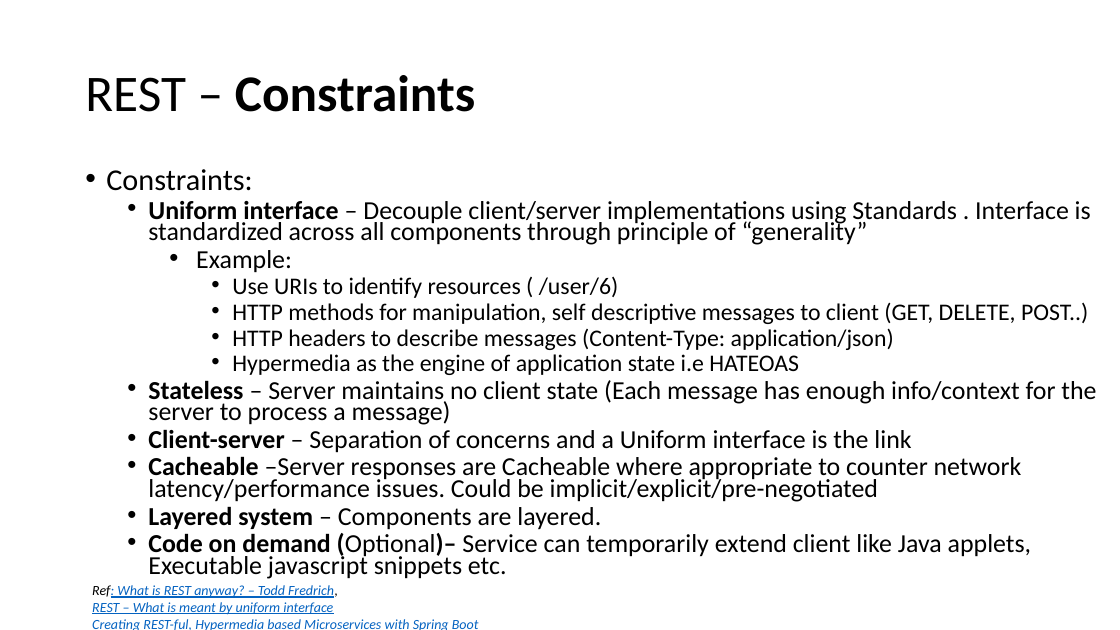
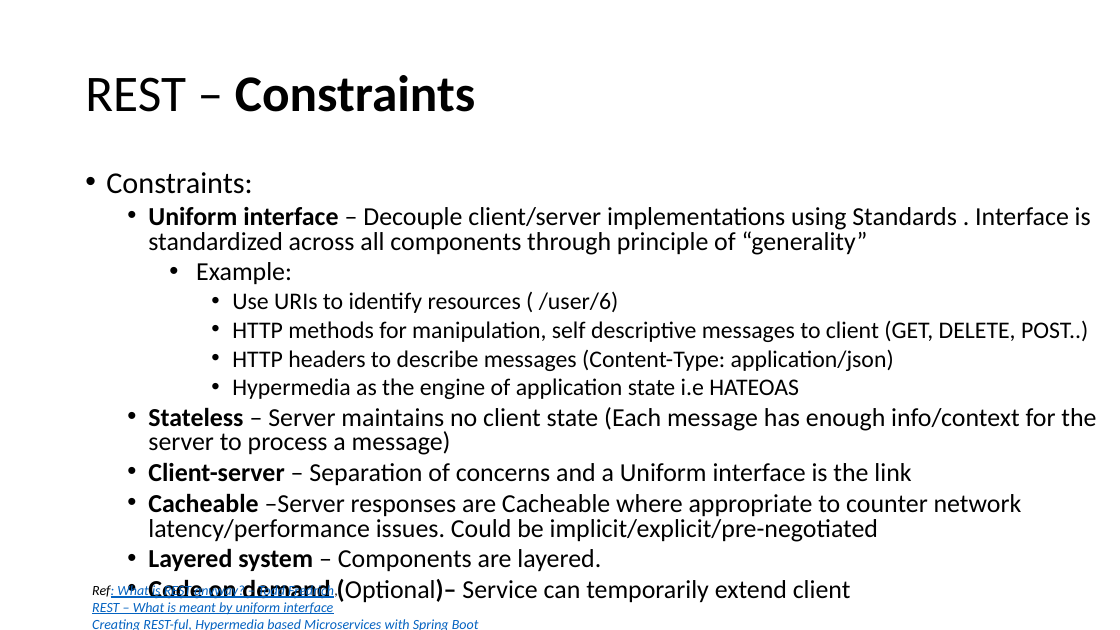
Before and after one commit to batchu/spring-boot-ujug, a slide deck: slide 15 of Spring Boot.pptx (slide 13 before the commit). Drawn at 1120x630 pixels with LibreOffice and Linux fonts; fonts in the diff are those of the drawing. Boxes give left, top, right and bottom in pixels: in the first picture for what was removed or moved away, otherwise in the second. Text is boxed around its words. In the diff, an @@ line names an element or a change of style, - is before the commit and + after.

```diff
--- a/Spring Boot.pptx
+++ b/Spring Boot.pptx
@@ text at (106,172,1096,572): line spacing 0.7 to 0.8 @@
@@ text at (337,579,851,603): text changed @@
-  • Code on demand (Optional)– Service can temporarily extend client like Java applets, Executable javascript snippets etc.
+  • Code on demand (Optional)– Service can temporarily extend client
```
Also in this commit, not shown: 5 other slides changed, 3 slides added, 1 other file.
